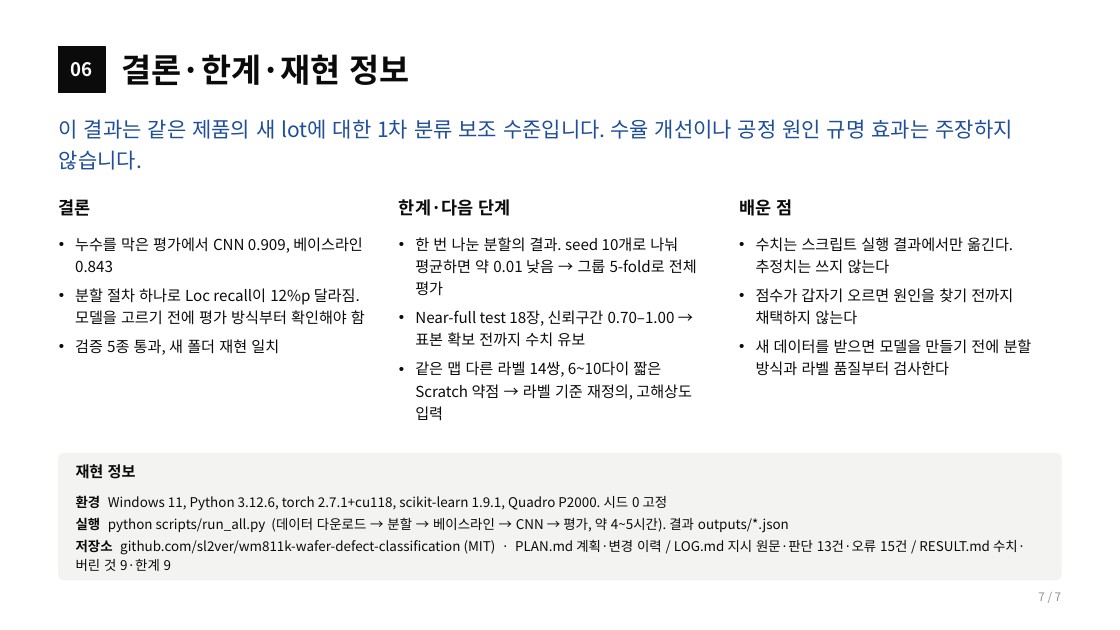
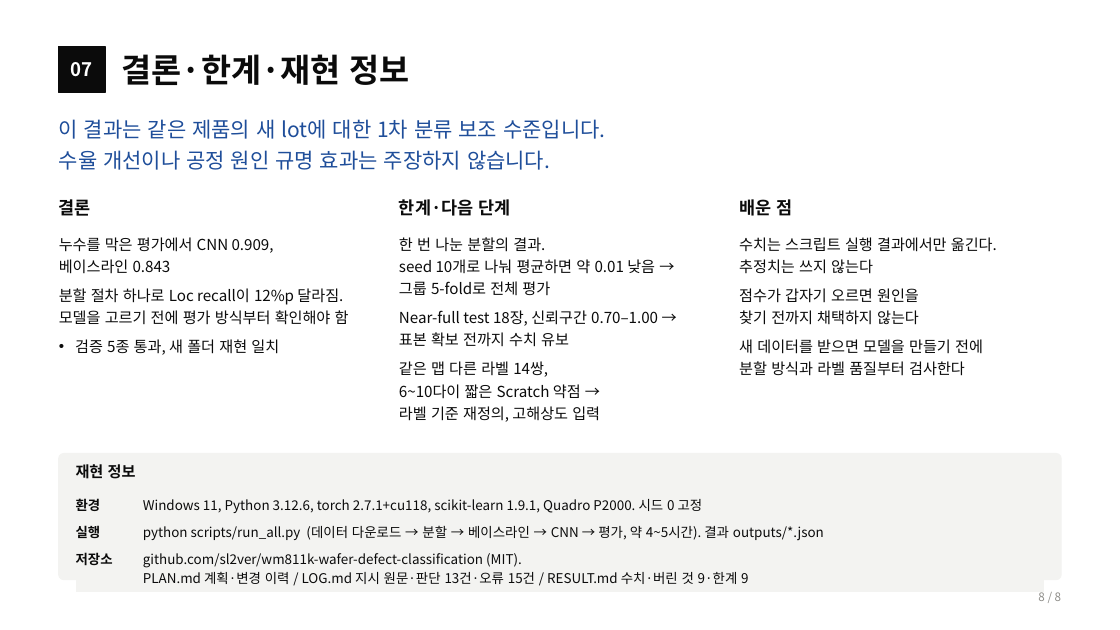
Before and after one commit to sl2ver/wm811k-wafer-defect-classification, a slide deck: slide 8 of portfolio/portfolio.pptx (slide 7 before the commit). Drawn at 1120x630 pixels with LibreOffice and Linux fonts; fonts in the diff are those of the drawing. Boxes give left, top, right and bottom in pixels: in the first picture for what was removed or moved away, otherwise in the second. Text is boxed around its words. In the diff, an @@ line names an element or a change of style, - is before the commit and + after.

```diff
--- a/portfolio/portfolio.pptx
+++ b/portfolio/portfolio.pptx
@@ text at box(71, 62, 93, 77): text changed @@
-06
+07
@@ 4 texts: place and size @@
-4 texts at box(59, 119, 1032, 421)
+4 texts at box(59, 119, 997, 422)
@@ text removed at box(76, 495, 1025, 571) @@
-환경 Windows 11, Python 3.12.6, torch 2.7.1+cu118, scikit-learn 1.9.1, Quadro P2000. 시드 0 고정
-실행 python scripts/run_all.py (데이터 다운로드 → 분할 → 베이스라인 → CNN → 평가, 약 4~5시간). 결과 outputs/*.json
-저장소 github.com/sl2ver/wm811k-wafer-defect-classification (MIT) · PLAN.md 계획·변경 이력 / LOG.md 지시 원문·판단 13건·오류 15건 / RESULT.md 수치·버린 것 9·한계 9
@@ table added at box(76, 492, 1044, 588), 3 rows, 2 columns @@
+환경 | Windows 11, Python 3.12.6, torch 2.7.1+cu118, scikit-learn 1.9.1, Quadro P2000. 시드 0 고정
+실행 | python scripts/run_all.py (데이터 다운로드 → 분할 → 베이스라인 → CNN → 평가, 약 4~5시간). 결과 outputs/*.json
+저장소 | github.com/sl2ver/wm811k-wafer-defect-classification (MIT). PLAN.md 계획·변경 이력 / LOG.md 지시 원문·판단 13건·오류 15건 / RESULT.md 수치·버린 것 9·한계 9
@@ text at box(1038, 592, 1061, 601): text changed @@
-7 / 7
+8 / 8
```
Also in this commit, not shown: 6 other slides changed, 1 slide added, 12 other files.
